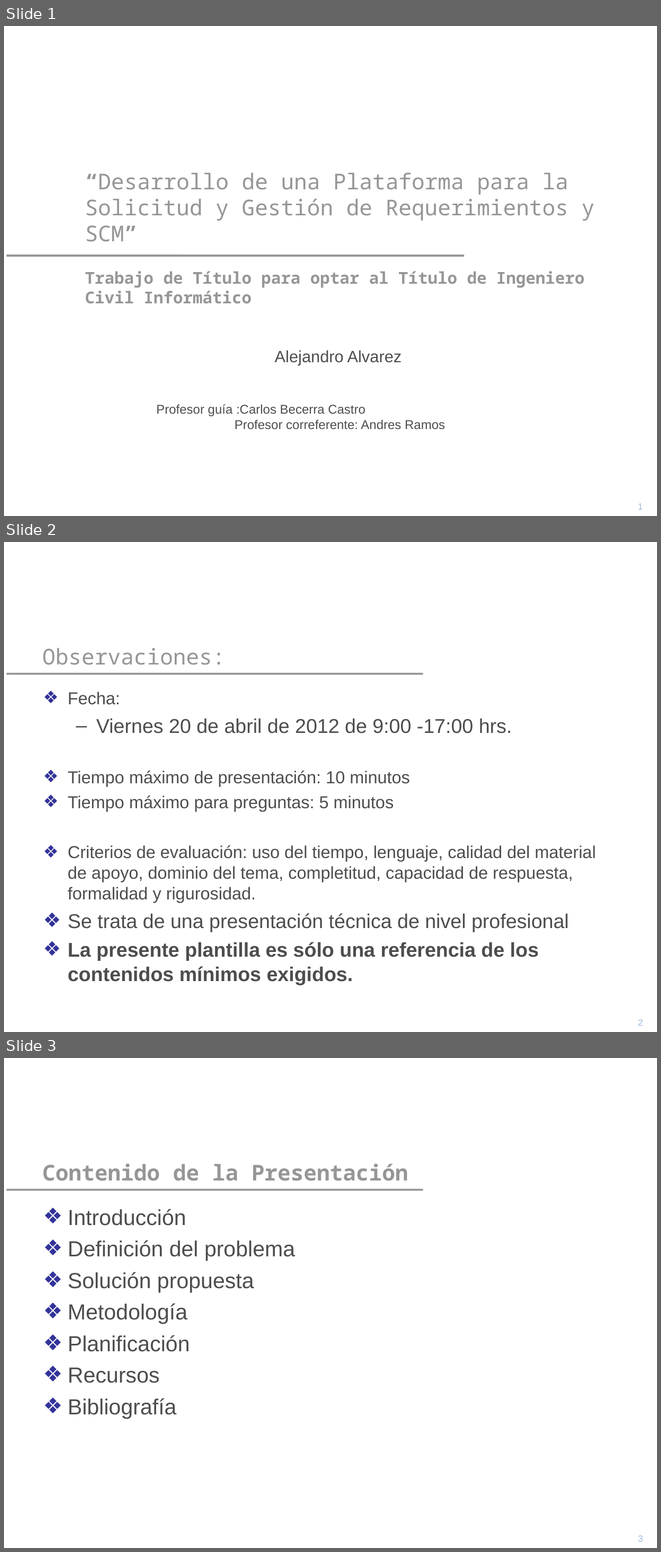
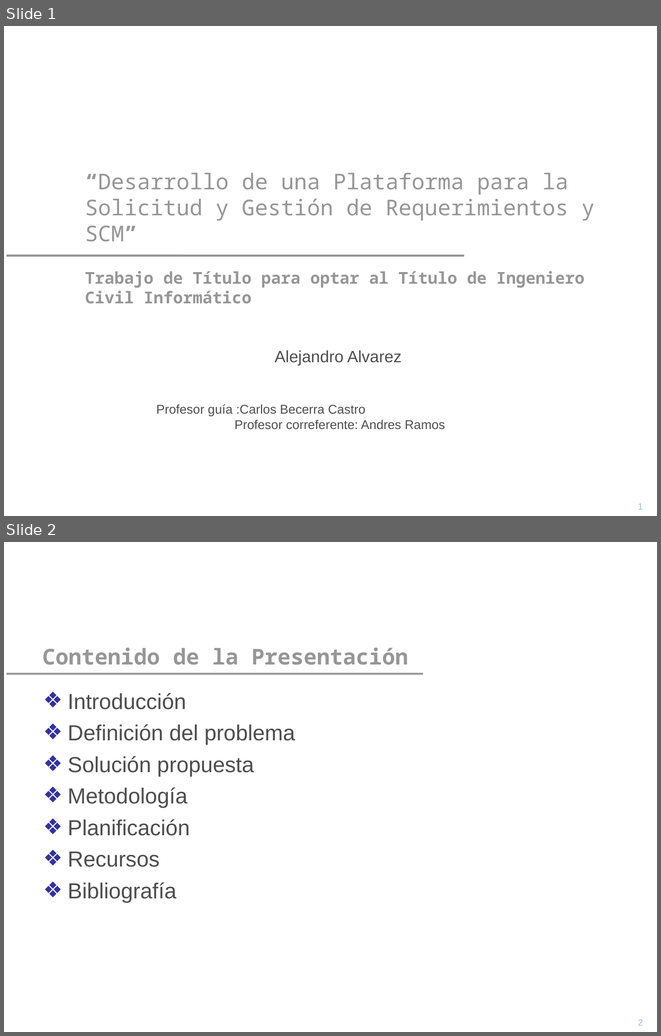
Before and after one commit to yano2h/TESIS, a slide deck: Informes/Propuesta/Precentacion_Propuesta.ppt. Shown one above the other, each under a label of ours: slides 1, 2 and 3 before the commit, slides 1 and 2 after it. The pictures are 661x1552 and 661x1036 pixels, drawn with LibreOffice and Linux fonts; fonts in the diff are those of the drawing; background and template pictures are left out. Boxes give left, top, right and bottom in pixels: in the first picture for what was removed or moved away, otherwise in the second. Text is boxed around its words. In the diff, an @@ line names an element or a change of style, - is before the commit and + after.

```diff
--- a/Informes/Propuesta/Precentacion_Propuesta.ppt
+++ b/Informes/Propuesta/Precentacion_Propuesta.ppt
@@ slide 2 removed at <box>4,542,657,1032</box>, background picture (left out); not listed: 1 template element that a slide beside it also shows @@
@@ title removed at <box>42,648,225,665</box> @@
-Observaciones:
@@ text removed at <box>68,691,595,985</box> @@
-❖ Fecha:
-  – Viernes 20 de abril de 2012 de 9:00 -17:00 hrs.
-❖ Tiempo máximo de presentación: 10 minutos
-❖ Tiempo máximo para preguntas: 5 minutos
-❖ Criterios de evaluación: uso del tiempo, lenguaje, calidad del material de apoyo, dominio del tema, completitud, capacidad de respuesta, formalidad y rigurosidad.
-❖ Se trata de una presentación técnica de nivel profesional
-❖ La presente plantilla es sólo una referencia de los contenidos mínimos exigidos.
@@ page number removed at <box>638,1019,643,1025</box> @@
-2
@@ what was slide 3 is now slide 2 @@
@@ page number at <box>638,1019,643,1025</box>: text changed @@
-3
+2
```
Also in this commit, not shown: 1 slide changed, 8 slides added, 4 other slides removed.
